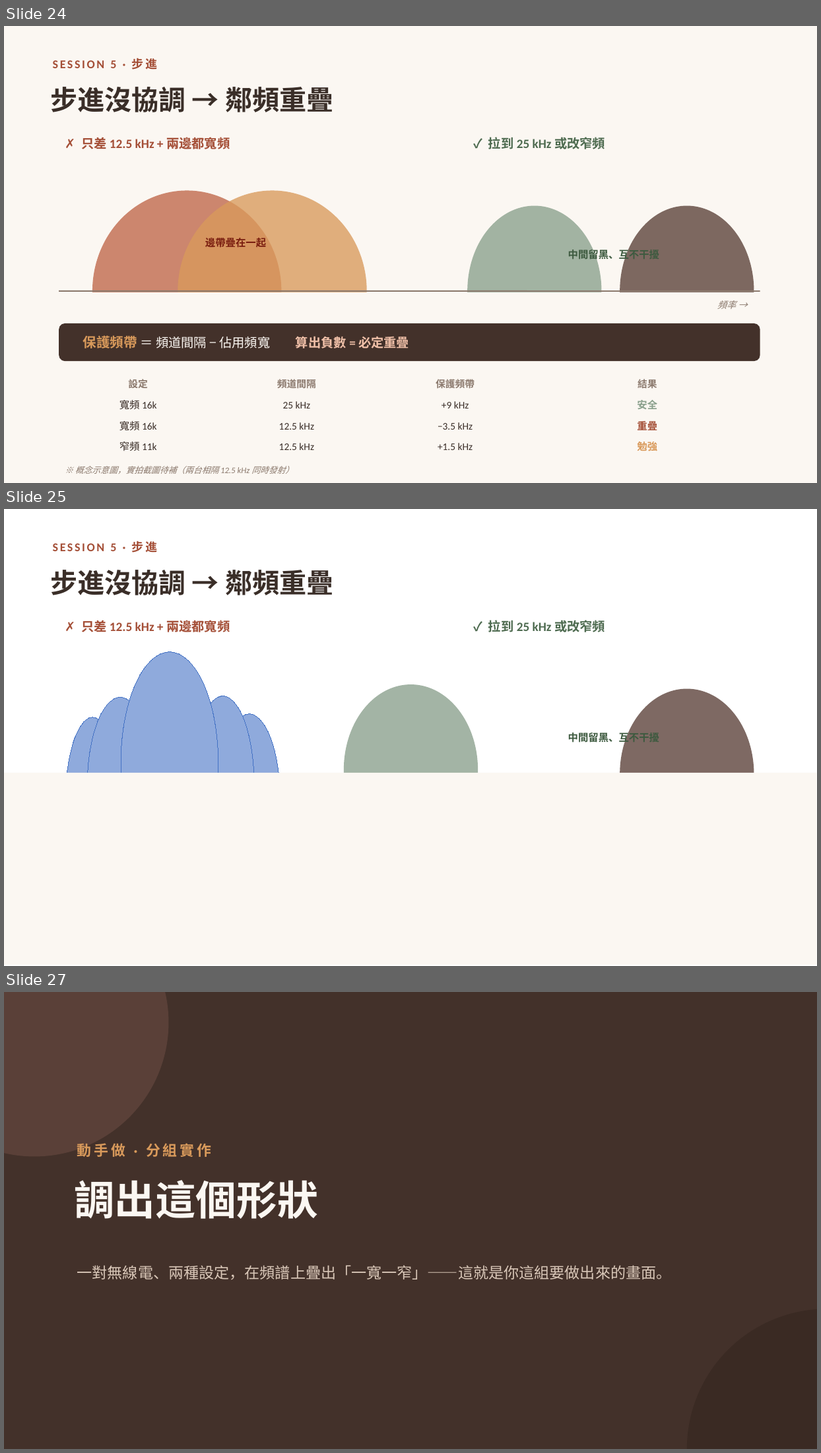
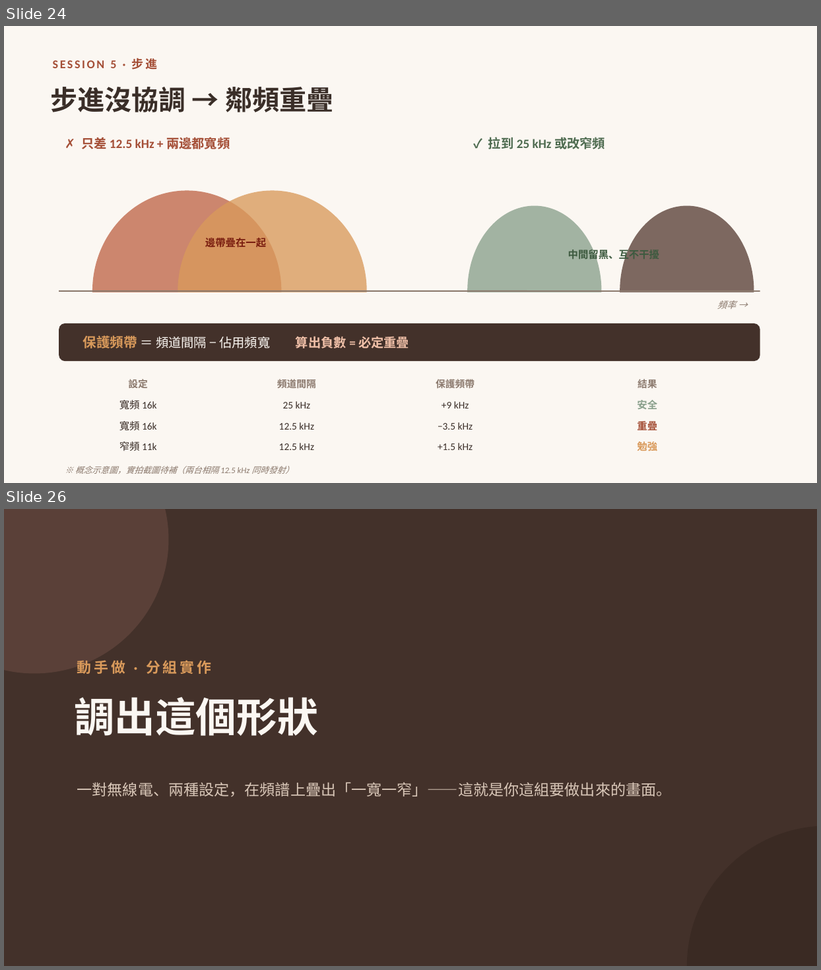
Before and after one commit to winson3QQ/Radio-Advanced, a slide deck: 投影片/進階無線電_課程投影片.pptx. Shown one above the other, each under a label of ours: slides 24, 25 and 27 before the commit, slides 24 and 26 after it; the slides between them are not shown. The pictures are 821x1453 and 821x970 pixels, drawn with LibreOffice and Linux fonts; fonts in the diff are those of the drawing. Boxes give left, top, right and bottom in pixels: in the first picture for what was removed or moved away, otherwise in the second. Text is boxed around its words. In the diff, an @@ line names an element or a change of style, - is before the commit and + after.

```diff
--- a/投影片/進階無線電_課程投影片.pptx
+++ b/投影片/進階無線電_課程投影片.pptx
@@ slide 25 removed at (x1=4, y1=509, x2=817, y2=966), background #FFFFFF @@
@@ text removed at (x1=53, y1=541, x2=158, y2=553) @@
-SESSION 5 · 步進
@@ text removed at (x1=50, y1=570, x2=333, y2=595) @@
-步進沒協調 → 鄰頻重疊
@@ text removed at (x1=81, y1=620, x2=230, y2=632) @@
-✗ 只差 12.5 kHz + 兩邊都寬頻
@@ text removed at (x1=488, y1=620, x2=605, y2=632) @@
-✓ 拉到 25 kHz 或改窄頻
@@ ellipse removed at (x1=121, y1=652, x2=218, y2=875) @@
@@ ellipse removed at (x1=344, y1=685, x2=478, y2=855) @@
@@ ellipse removed at (x1=87, y1=698, x2=153, y2=876) @@
@@ ellipse removed at (x1=192, y1=696, x2=255, y2=875) @@
@@ ellipse removed at (x1=620, y1=689, x2=754, y2=859) @@
@@ ellipse removed at (x1=65, y1=718, x2=121, y2=889) @@
@@ ellipse removed at (x1=218, y1=714, x2=280, y2=885) @@
@@ text removed at (x1=568, y1=731, x2=659, y2=745) @@
-中間留黑、互不干擾
@@ rectangle removed at (x1=4, y1=773, x2=816, y2=965) @@
@@ what was slide 27 is now slide 26 @@
```
Also in this commit, not shown: 2 slides changed, 1 slide added, 1 other file.
